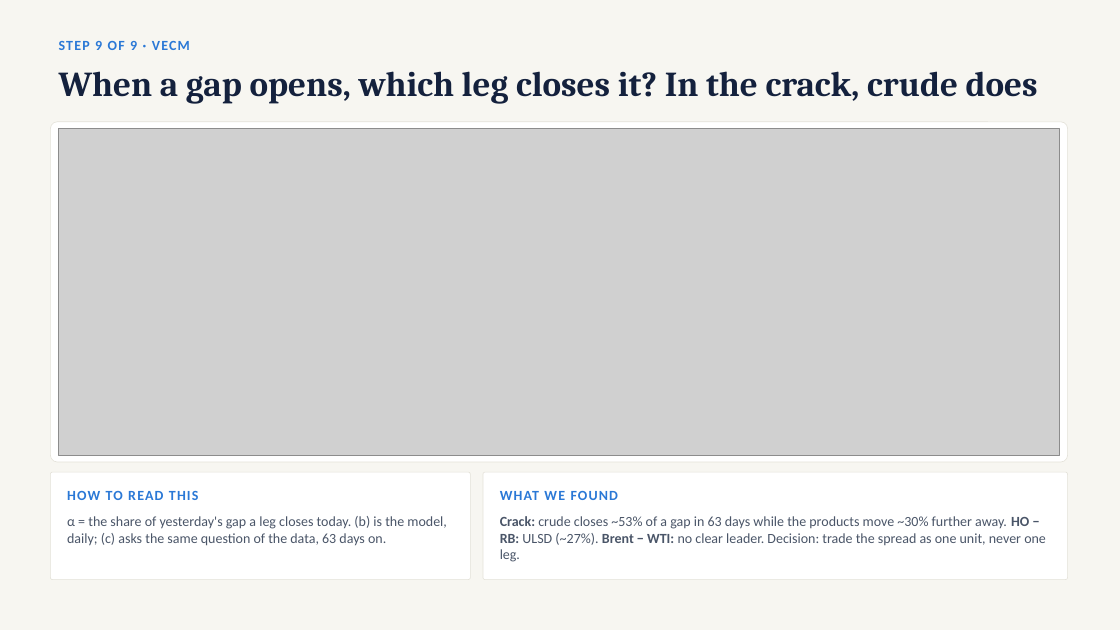
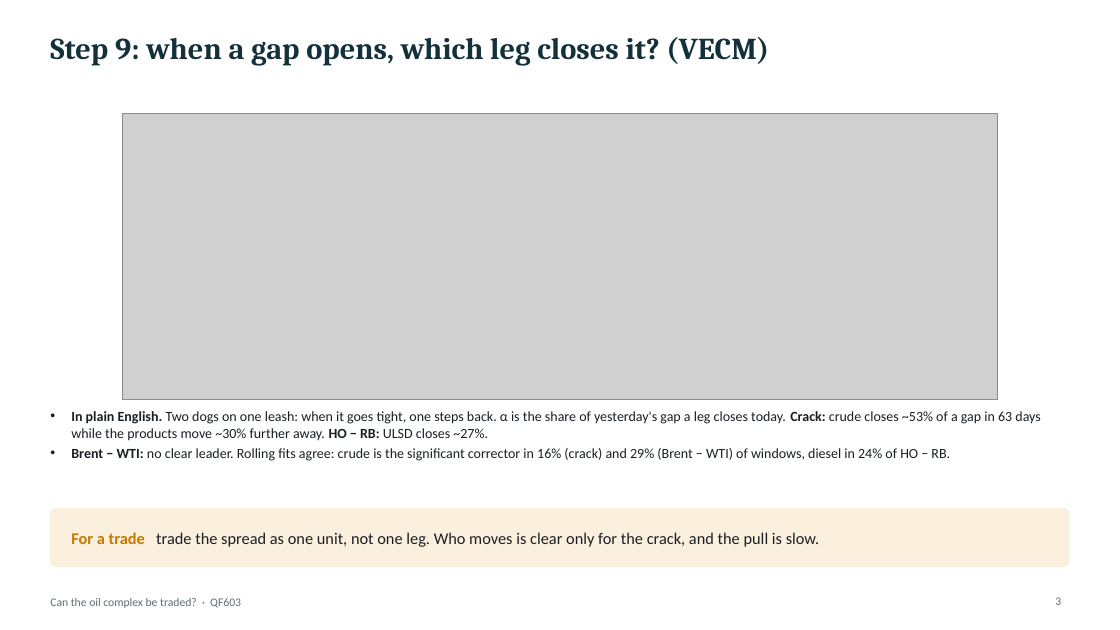
Before and after one commit to santapris/QF603-QAFM, a slide deck: slide 3 of report/garch_vecm_slides.pptx. Drawn at 1120x630 pixels with LibreOffice and Linux fonts; fonts in the diff are those of the drawing; grey boxes stand for pictures. Boxes give left, top, right and bottom in pixels: in the first picture for what was removed or moved away, otherwise in the second. Text is boxed around its words. In the diff, an @@ line names an element or a change of style, - is before the commit and + after.

```diff
--- a/report/garch_vecm_slides.pptx
+++ b/report/garch_vecm_slides.pptx
@@ background #F7F6F1 to #FFFFFF @@
@@ title at box(50, 37, 769, 66): text changed; size 30 to 26 pt; text colour #14213D to #13303B @@
-When a gap opens, which leg closes it? In the crack, crude does
+Step 9: when a gap opens, which leg closes it? (VECM)
@@ text removed at box(59, 41, 190, 50) @@
-STEP 9 OF 9 · VECM
@@ picture: place and size @@
-picture at box(59, 129, 1060, 455)
+picture at box(123, 113, 997, 399)
@@ rounded rectangle removed at box(50, 122, 1068, 462) @@
@@ text added at box(71, 411, 1040, 461), 12 pt, text #1A1F24 @@
+• In plain English. Two dogs on one leash: when it goes tight, one steps back. α is the share of yesterday's gap a leg closes today. Crack: crude closes ~53% of a gap in 63 days while the products move ~30% further away. HO − RB: ULSD closes ~27%.
+• Brent − WTI: no clear leader. Rolling fits agree: crude is the significant corrector in 16% (crack) and 29% (Brent − WTI) of windows, diesel in 24% of HO − RB.
@@ rounded rectangle removed at box(50, 472, 471, 580) @@
@@ rounded rectangle removed at box(483, 472, 1068, 580) @@
@@ rounded rectangle added at box(50, 508, 1070, 567), fill #FBF0DD, outline #FBF0DD 0.5 pt @@
@@ text removed at box(67, 491, 199, 500) @@
-HOW TO READ THIS
@@ text removed at box(500, 491, 619, 500) @@
-WHAT WE FOUND
@@ text removed at box(67, 516, 447, 546) @@
-α = the share of yesterday's gap a leg closes today. (b) is the model, daily; (c) asks the same question of the data, 63 days on.
@@ text added at box(71, 532, 820, 547), 14 pt, text #1A1F24 @@
+For a trade trade the spread as one unit, not one leg. Who moves is clear only for the crack, and the pull is slow.
@@ text removed at box(500, 516, 1046, 562) @@
-Crack: crude closes ~53% of a gap in 63 days while the products move ~30% further away. HO − RB: ULSD (~27%). Brent − WTI: no clear leader. Decision: trade the spread as one unit, never one leg.
@@ text added at box(50, 598, 241, 608), 10 pt, text #5E6E76 @@
+Can the oil complex be traded? · QF603
@@ page number added at box(1055, 597, 1061, 605), 10 pt, text #5E6E76 @@
+3
```
Also in this commit, not shown: 7 other slides changed, 1 other file.
